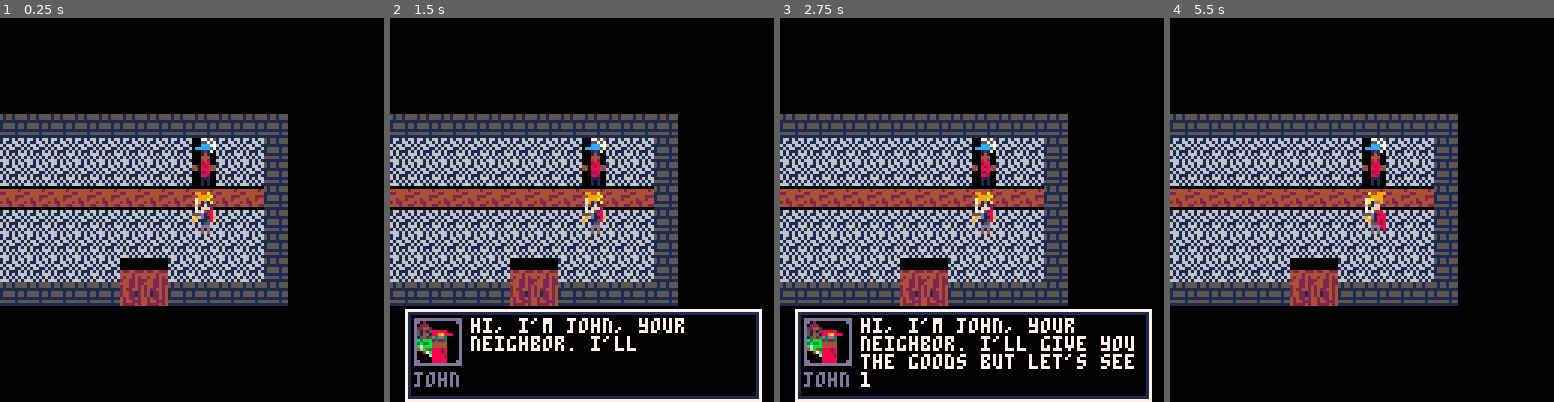
Above: before the commit, frames 1-4 (left to right).
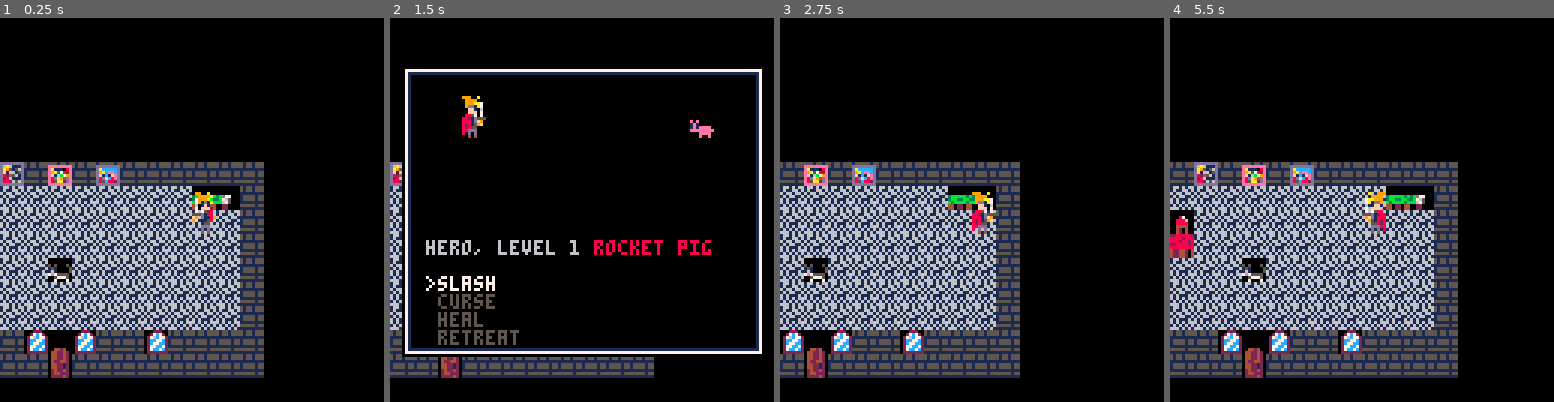
Above: after the commit, the same moments.

Repository: SestrenExsis/LD48_Deeper_and_Deeper
Game: PICO-8 cartridge deeper_ldjam48.p8
The game is run twice, just before and just after one commit, with the same random seed, the same clock (stepped at 60 frames per second) and the same inputs.
Inputs:
- Up to frame 1 (0.25 s): no input
- Up to frame 2 (1.5 s): tap X (X key) at 0.33, 1.07 s; tap O (Z key) at 0.7 s
- Up to frame 3 (2.75 s): hold Right 1.6-2.1 s; tap O (Z key) at 1.7, 2.1, 2.5 s; tap X (X key) at 1.85 s; hold Up 2.15-2.42 s; hold Right from 2.47 s (still down)
- Up to frame 4 (5.5 s): tap O (Z key) every 0.4 s from 2.9 to 5.3 s; tap X (X key) at 2.97, 4.08, 5.2 s; release Right at 3.03 s; hold Left 3.08-3.58 s; hold Down 3.63-3.97 s; hold Right 4.02-4.68 s; hold Up 4.73-5.03 s; hold Left from 5.08 s (still down)

The runs differ from the first frame. In frame 1, 37% of the frame differs, in the area x 0-75%, y 25-94%; in frame 2, 49%, in the area x 0-97%, y 13-100%; in frame 3, 41%; in frame 4, 36%.

Commit message:
Add more dialogue

Diff:
--- a/deeper_ldjam48.p8
+++ b/deeper_ldjam48.p8
@@ -55,7 +55,21 @@
 -- x,y,portrait,name,quote
 _chats={
 -- john
-	{11,53,98,"john","hi, i'm john, your \nneighbor. i'll give you \nthe goods but let's see \n10 gold coins first."},
+	{11,53,98,"john",{
+		"hi, i'm john, your \nneighbor. i'll give you \nthe goods but let's see \n10 gold coins first.",
+	}},
+-- scientist
+	{59,53,93,"scientist",{
+		"yes! it's alive! \nit's alive!",
+		"... oh, sorry, just \ntesting m'freakystein.",
+		"want one of my spare \ngadgets?",
+	}},
+-- bedkeeper
+	{83,52,91,"bedkeeper",{
+		"zzz ...",
+		"huh, hello? sorry, \nbut would you like t- \nzzz ...",
+		"what, oh yes, would \nyou like to use my beds?",
+	}},
 }
 _world={x1=0,y1=0,x2=128,y2=128}
 _bound=_world
@@ -78,8 +92,8 @@
 _mob={}
 
 function _init()
-	_herox=11--37
-	_heroy=53--50
+	_herox=37
+	_heroy=50
 	_heron="hero"
 	_herol=1
 	_herof="dn"
@@ -279,13 +293,18 @@
 	drawfn=drawchat
 	_portrait=chat[3]
 	_name=chat[4]
-	_quote=chat[5]
-	_phase=1
+	_phrases=chat[5]
+	_phrase=1
+	_talking=true
 end
 
 function updatechat()
 	if btnp(❎) then
-		initworld()
+		_phrase+=1
+		_talking=true
+		if _phrase>#_phrases then
+			initworld()
+		end
 	end
 end
 
@@ -314,13 +333,13 @@
 	rectfill(x1+3,y1+3,x2-3,y2-3,0)
 	spr(_portrait,x1+4,y1+4,2,2)
 	print(_name,x1+4,y1+22,13)
-	local text=_quote
-	if _phase==1 then
-		text=quote(_quote)
+	local text=_phrases[_phrase]
+	if _talking then
+		text=quote(text)
+		_talking=false
 	end
 	print(text,x1+23,y1+4,7)
 	camera(camx,camy)
-	_phase=2
 end
 __gfx__
 00000000000000000000000000000000000000000000000000000000228888820000000000000000000000000000000000000000000775750000000000066161
